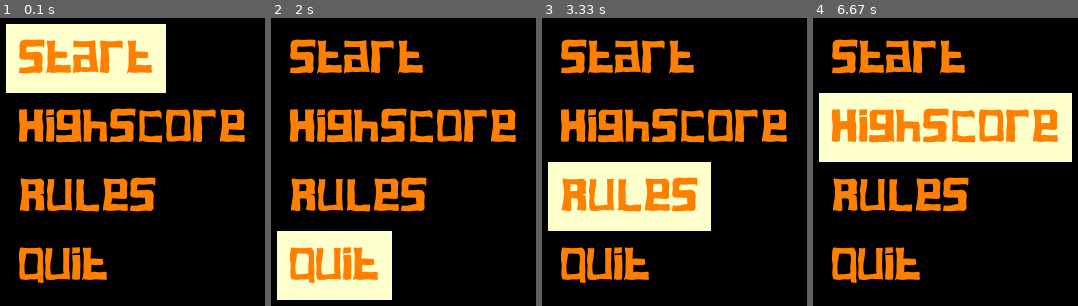
Above: before the commit, frames 1-4 (left to right).
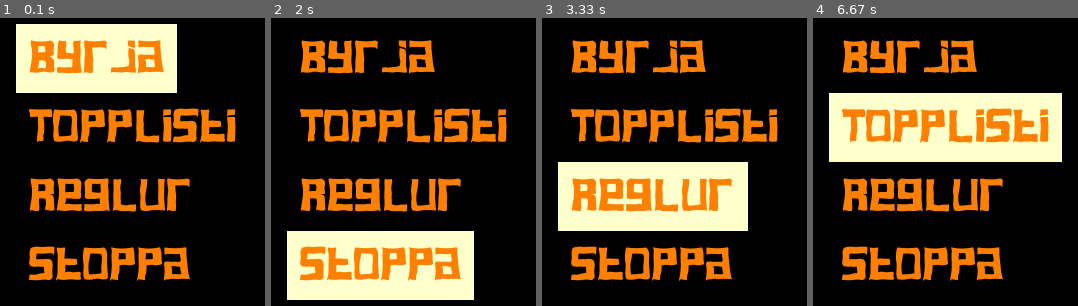
Above: after the commit, the same moments.

Repository: OddurV/Solitaire
Game: pygame game, started from Solitaire/menu_gui.py
Same seed, same stepped clock (60 frames per second), same inputs: the game is played once before the commit and once after it. The source is Python 2; it was converted automatically to run under Python 3.
Inputs:
- Up to frame 1 (0.1 s): no input
- Up to frame 2 (2 s): hold Up 0.33-0.8 s; hold Down 0.83-1.13 s; hold Up 1.17-1.53 s; hold Down 1.57-1.93 s; hold Up from 1.97 s (still down)
- Up to frame 3 (3.33 s): release Up at 2.27 s; hold Down 2.3-2.6 s; hold Up 2.63-3 s; hold Down from 3.03 s (still down)
- Up to frame 4 (6.67 s): release Down at 3.4 s; hold Up 3.43-3.73 s; hold Down 3.77-4.07 s; hold Up 4.1-4.47 s; hold Down 4.5-4.87 s; hold Up 4.9-5.2 s; hold Down 5.23-5.53 s; hold Up 5.57-5.93 s; hold Down 5.97-6.33 s; hold Up from 6.37 s (still down)

The runs differ from the first frame. In frame 1, 20% of the frame differs, in the area x 2-93%, y 2-93%; in frame 2, 25%, in the area x 2-93%, y 7-98%; in frame 3, 22%; in frame 4, 20%.

Commit message:
Þýddi valmyndina yfir á íslensku

Diff:
--- a/Solitaire/menu_gui.py
+++ b/Solitaire/menu_gui.py
@@ -1,4 +1,3 @@
-
 import pygame
 from pygame.locals import *
 
@@ -106,7 +105,7 @@
     '''
 
     menu = Menu()
-    menu.init(['Start','Highscore', 'Rules','Quit'], surface)
+    menu.init(['Byrja','Topplisti', 'Reglur','Stoppa'], surface)
     menu.draw()
     pygame.key.set_repeat(200,50)
     pygame.display.set_caption('Klondike Solitaire')
